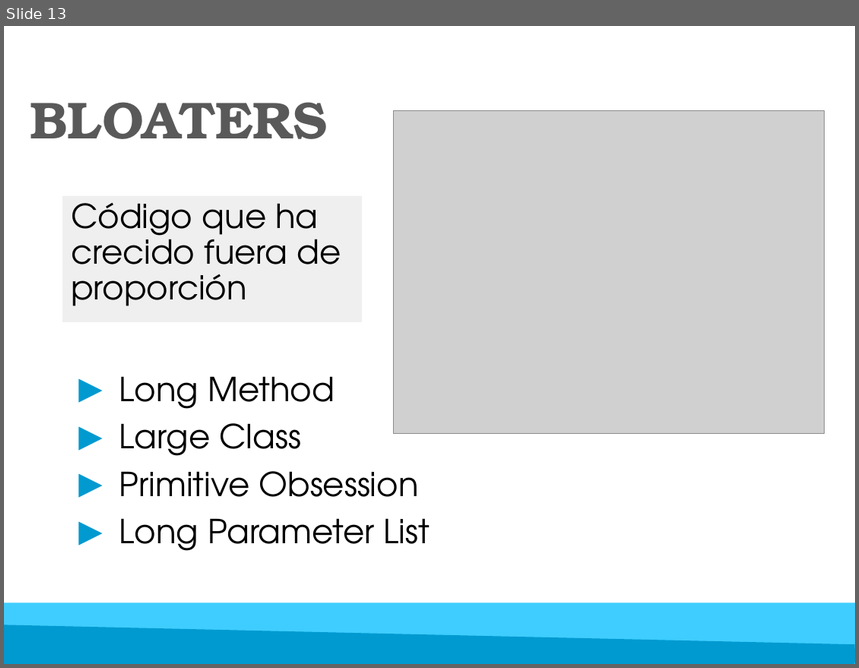
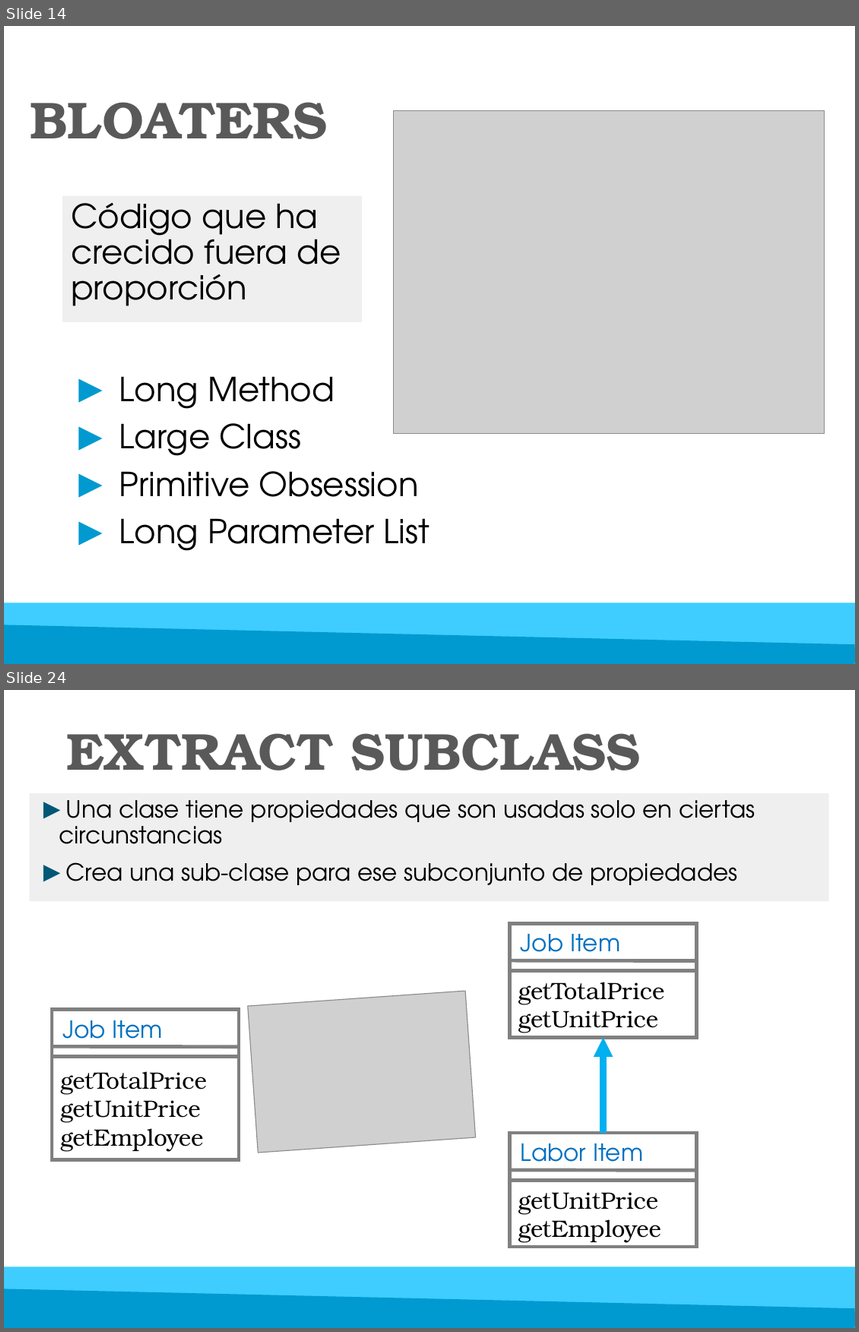
Before and after one commit to luisgepeto/RefactoringCourse, a slide deck: Presentacion/Refactoring.pptx. Shown one above the other, each under a label of ours: slide 13 before the commit, slides 14 and 24 after it; the slides between them are not shown. The pictures are 859x668 and 859x1332 pixels, drawn with LibreOffice and Linux fonts; fonts in the diff are those of the drawing; grey boxes stand for pictures. Boxes give left, top, right and bottom in pixels: in the first picture for what was removed or moved away, otherwise in the second. Text is boxed around its words. In the diff, an @@ line names an element or a change of style, - is before the commit and + after.

```diff
--- a/Presentacion/Refactoring.pptx
+++ b/Presentacion/Refactoring.pptx
@@ slide 24 added at [4,690,855,1328], background #FFFFFF @@
@@ title added at [67,733,641,771], 44 pt, text #595959, bold @@
+EXTRACT SUBCLASS
@@ text added at [30,794,829,902], fill #D9D9D9 at 40% opacity, 20 pt, text #000000 @@
+► Una clase tiene propiedades que son usadas solo en ciertas circunstancias
+► Crea una sub-clase para ese subconjunto de propiedades
@@ rectangle added at [509,923,697,971], outline #808080 3 pt @@
@@ text added at [521,934,620,963], 20 pt, text #0070C0 @@
+Job Item
@@ line added from (509, 961) to (697, 961), #808080 3 pt @@
@@ rectangle added at [509,971,697,1037], outline #808080 3 pt, 20 pt, text #000000 @@
+getTotalPrice
+getUnitPrice
@@ picture added at [248,991,475,1153] @@
@@ rectangle added at [52,1009,239,1057], outline #808080 3 pt @@
@@ text added at [63,1021,163,1049], 20 pt, text #0070C0 @@
+Job Item
@@ line added from (52, 1046) to (239, 1046), #808080 3 pt @@
@@ arrow added from (603, 1134) to (603, 1037), #00B0F0 5.5 pt @@
@@ rectangle added at [52,1057,239,1160], outline #808080 3 pt, 20 pt, text #000000 @@
+getTotalPrice
+getUnitPrice
+getEmployee
@@ rectangle added at [509,1134,697,1181], outline #808080 3 pt @@
@@ text added at [521,1144,643,1173], 20 pt, text #0070C0 @@
+Labor Item
@@ rectangle added at [509,1180,697,1246], outline #808080 3 pt, 20 pt, text #000000 @@
+getUnitPrice
+getEmployee
@@ line added from (509, 1170) to (697, 1171), #808080 3 pt @@
@@ rectangle added at [4,1267,855,1328], fill #3FCDFF @@
@@ freeform shape added at [4,1289,855,1328], fill #009AD0 @@
@@ what was slide 13 is now slide 14 @@
```
Also in this commit, not shown: 9 slides changed, 25 other slides added, 4 other files.
